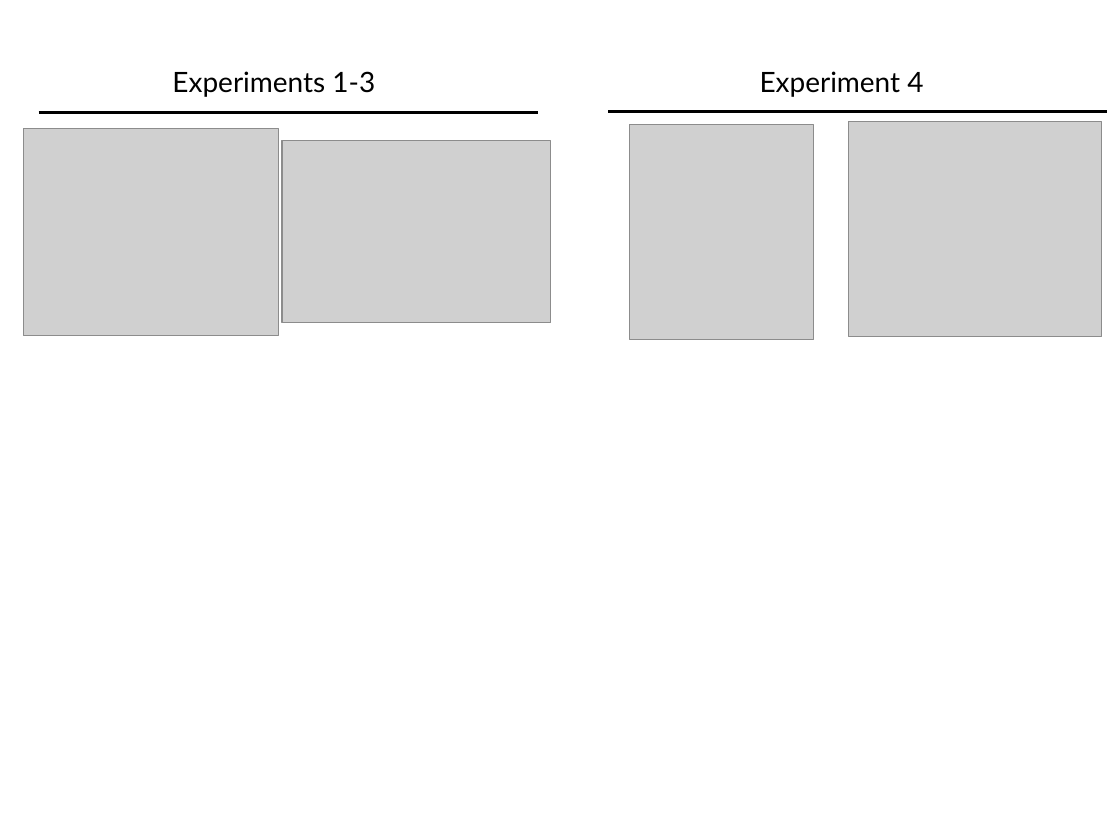
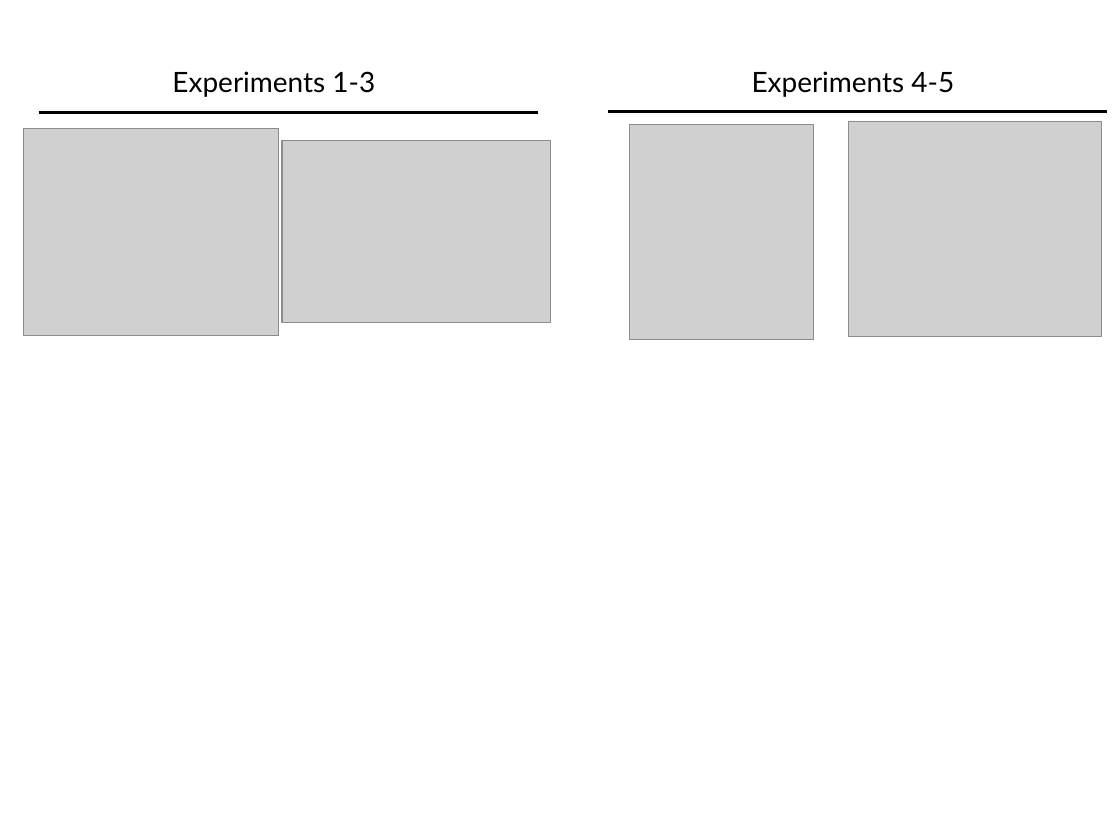
Before and after one commit to mllewis/xtSamp, a slide deck: slide 1 of writeup/figures/stim_figure.pptx. Drawn at 1120x840 pixels with LibreOffice and Linux fonts; fonts in the diff are those of the drawing; grey boxes stand for pictures. Boxes give left, top, right and bottom in pixels: in the first picture for what was removed or moved away, otherwise in the second. Text is boxed around its words. In the diff, an @@ line names an element or a change of style, - is before the commit and + after.

```diff
--- a/writeup/figures/stim_figure.pptx
+++ b/writeup/figures/stim_figure.pptx
@@ text at bbox=[752, 71, 954, 97]: text changed @@
-Experiment 4
+Experiments 4-5
```
Also in this commit, not shown: 7 other files.
